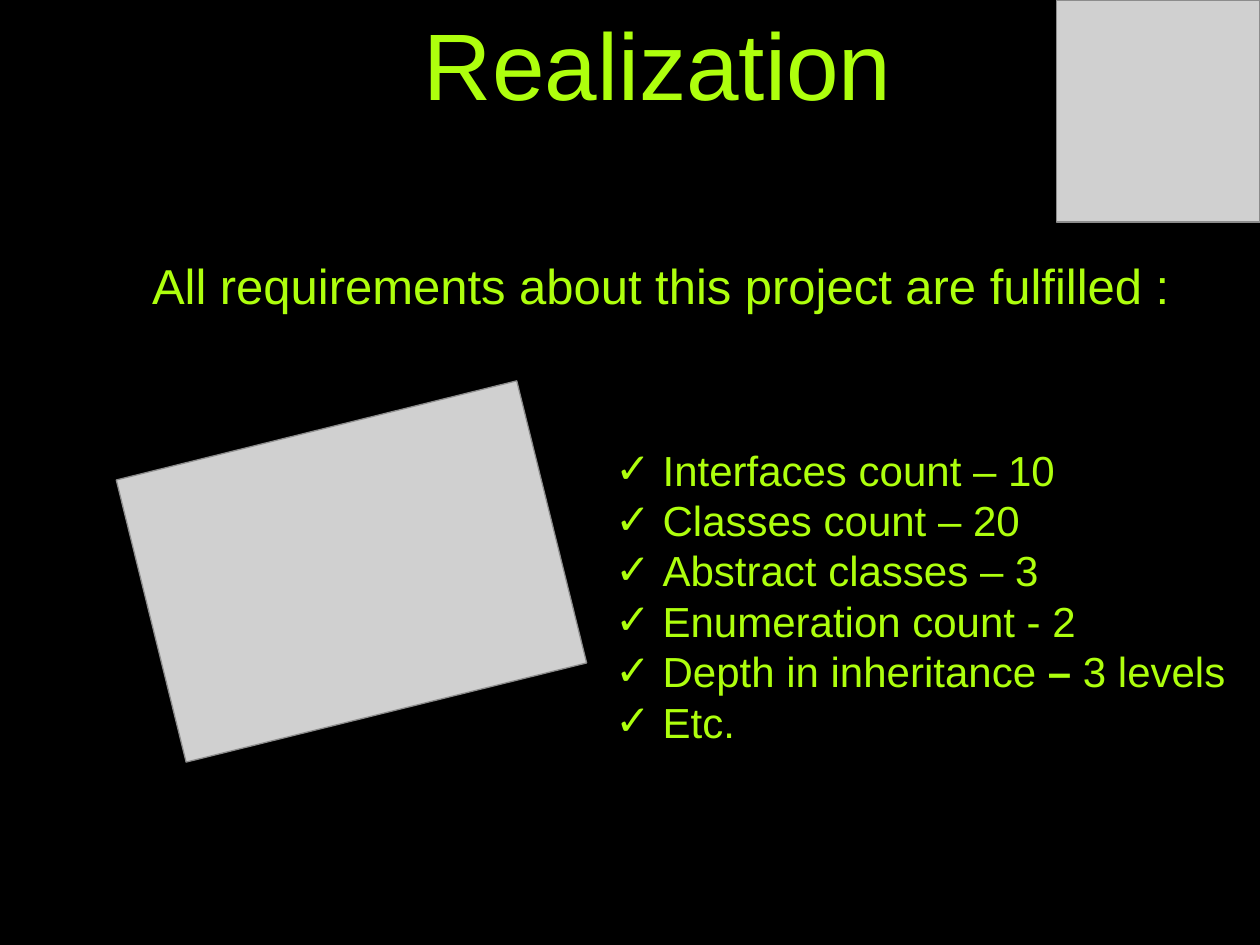
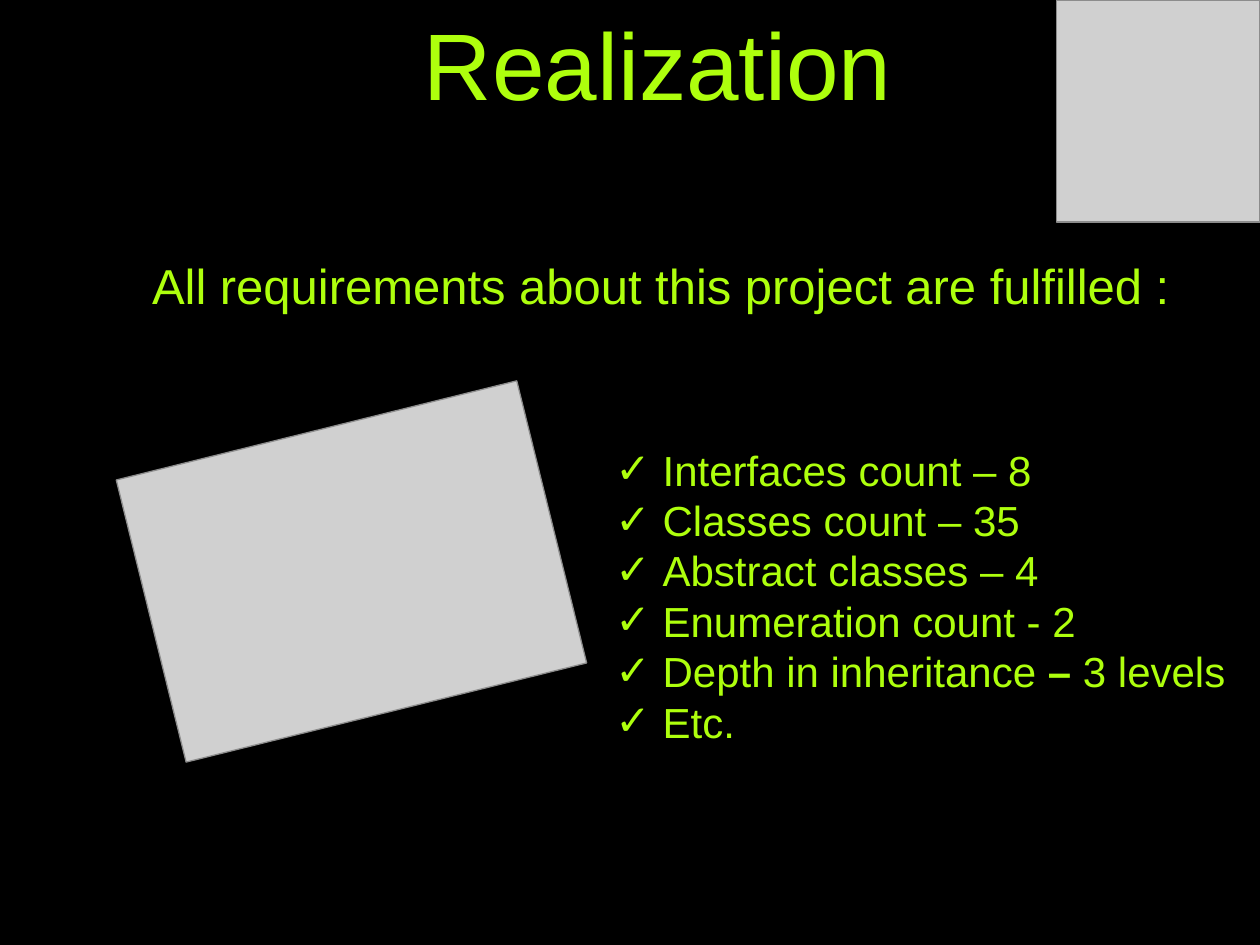
Before and after one commit to RazorDude/OOPTeamwork, a slide deck: slide 8 of DarkDungeon.WF/Presentation/TeamJohn Steinbeck.pptx. Drawn at 1260x945 pixels with LibreOffice and Linux fonts; fonts in the diff are those of the drawing; grey boxes stand for pictures; background and template pictures are left out. Boxes give left, top, right and bottom in pixels: in the first picture for what was removed or moved away, otherwise in the second. Text is boxed around its words. In the diff, an @@ line names an element or a change of style, - is before the commit and + after.

```diff
--- a/DarkDungeon.WF/Presentation/TeamJohn Steinbeck.pptx
+++ b/DarkDungeon.WF/Presentation/TeamJohn Steinbeck.pptx
@@ text at bbox=[663, 455, 1038, 587]: text changed @@
-✓ Interfaces count – 10
-✓ Classes count – 20
-✓ Abstract classes – 3
+✓ Interfaces count – 8
+✓ Classes count – 35
+✓ Abstract classes – 4
```
Also in this commit, not shown: 1 other slide changed, 1 slide added, 2 other files.
